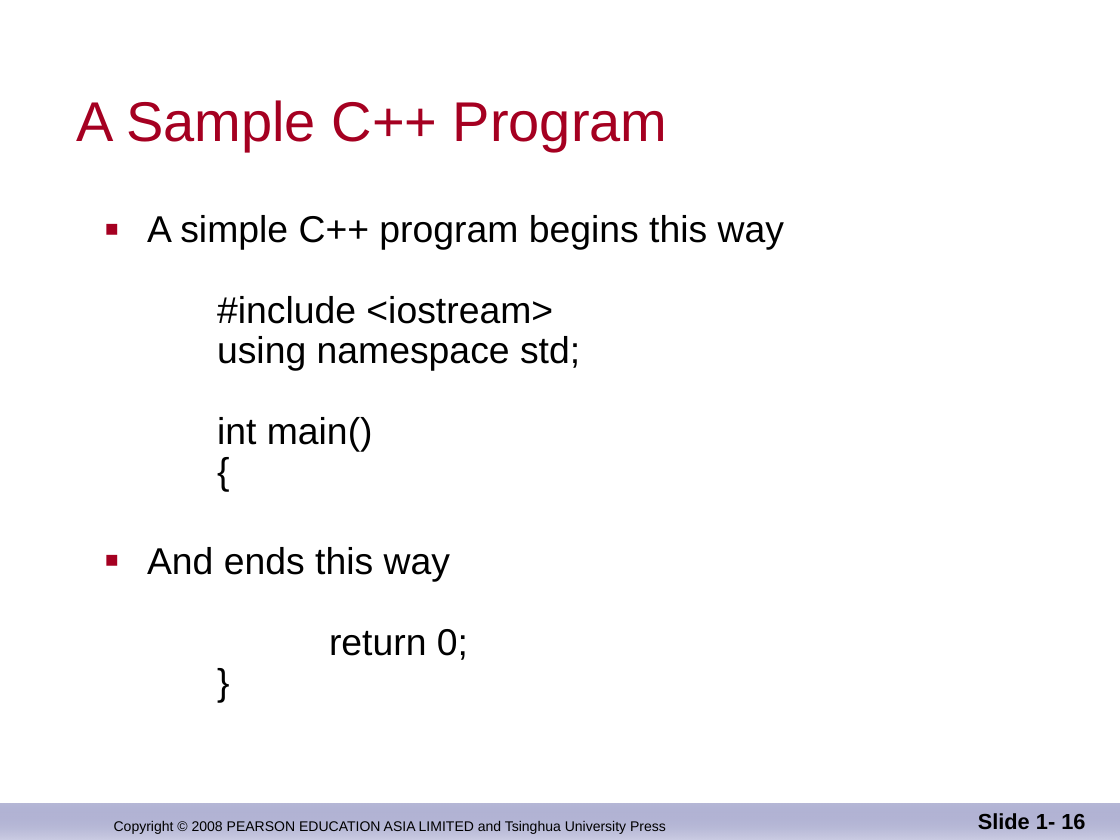
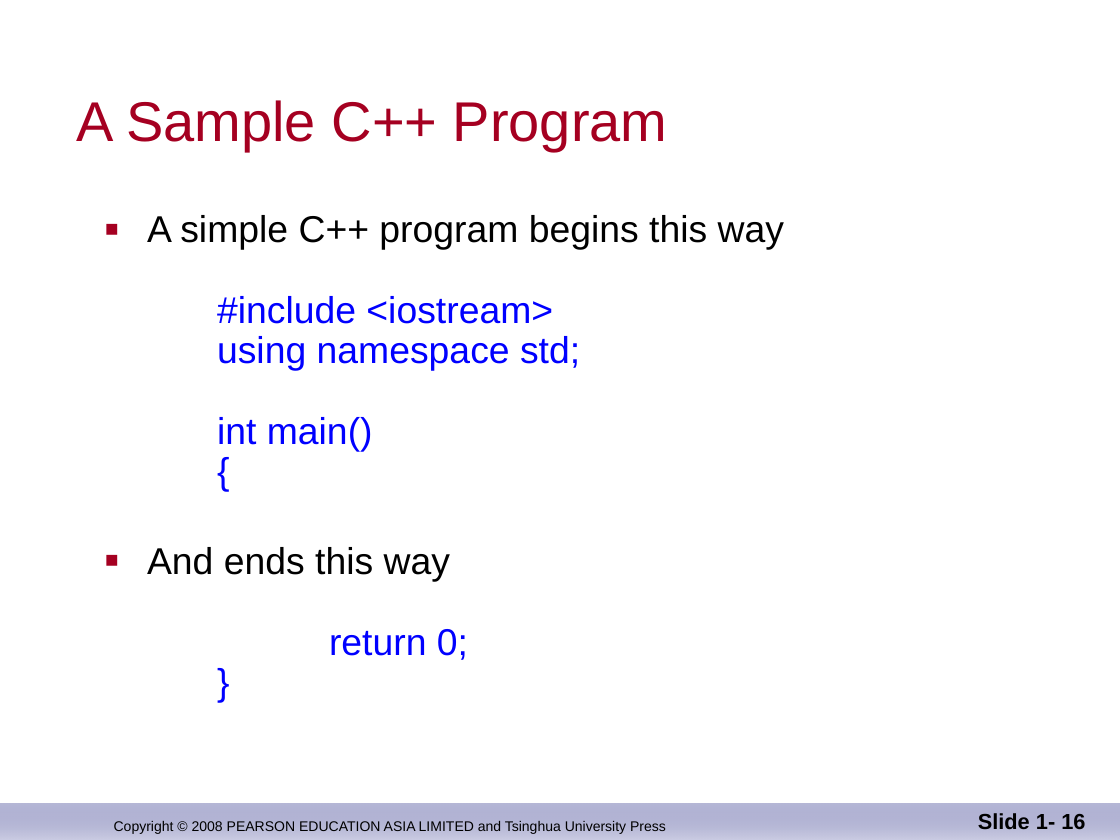
Before and after one commit to djuanbei/CPLUSPLUS, a slide deck: slide 16 of ppt/ch_01.ppt. Drawn at 1120x840 pixels with LibreOffice and Linux fonts; fonts in the diff are those of the drawing; background and template pictures are left out. Boxes give left, top, right and bottom in pixels: in the first picture for what was removed or moved away, otherwise in the second. Text is boxed around its words. In the diff, an @@ line names an element or a change of style, - is before the commit and + after.

```diff
--- a/ppt/ch_01.ppt
+++ b/ppt/ch_01.ppt
@@ text "A simple C++ program begins ..." at box(147, 215, 784, 660): text colour #000000 to #0000FF in "#include <iostream> using namespace std; int main() ...", "return 0; }" @@
```
Also in this commit, not shown: 10 other slides changed, 1 other file.
